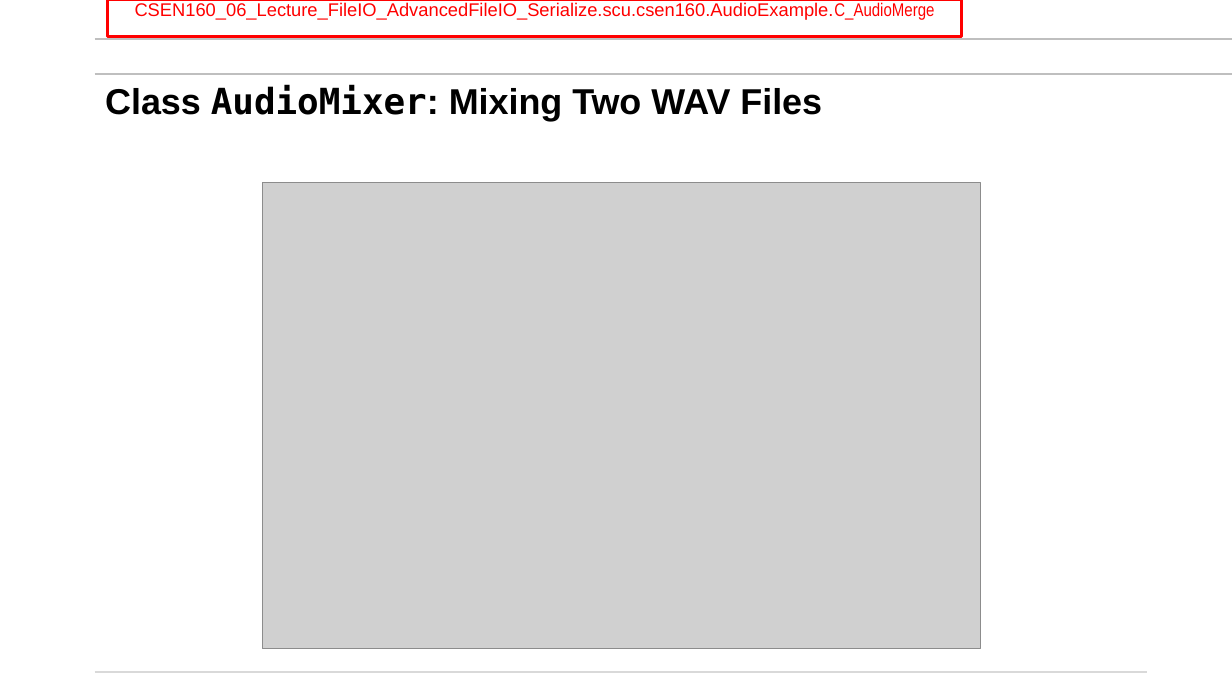
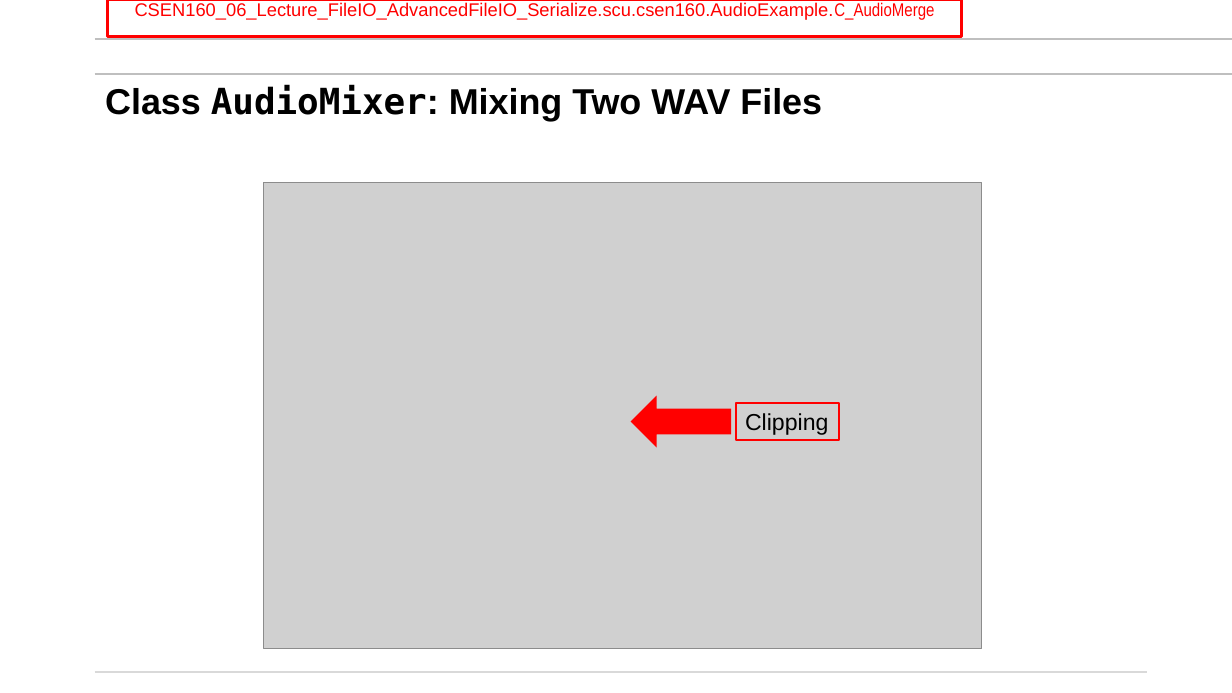
Before and after one commit to mikegrace2/CSEN160-Fall2026-Course-Website, a slide deck: slide 76 of lectures/Week06_File_Threads/1_BasicFileIO_AdvFileIOandSerialize_V4.pptx. Drawn at 1232x693 pixels with LibreOffice and Linux fonts; fonts in the diff are those of the drawing; grey boxes stand for pictures; background and template pictures are left out. Boxes give left, top, right and bottom in pixels: in the first picture for what was removed or moved away, otherwise in the second. Text is boxed around its words. In the diff, an @@ line names an element or a change of style, - is before the commit and + after.

```diff
--- a/lectures/Week06_File_Threads/1_BasicFileIO_AdvFileIOandSerialize_V4.pptx
+++ b/lectures/Week06_File_Threads/1_BasicFileIO_AdvFileIOandSerialize_V4.pptx
@@ right arrow added at [631,397,730,446], fill #FF0000, outline #FF0000 1 pt @@
@@ rectangle added at [737,403,839,440], outline #FF0000 1.5 pt, 18 pt, text #000000 @@
+Clipping
```
Also in this commit, not shown: 4 other slides changed.
